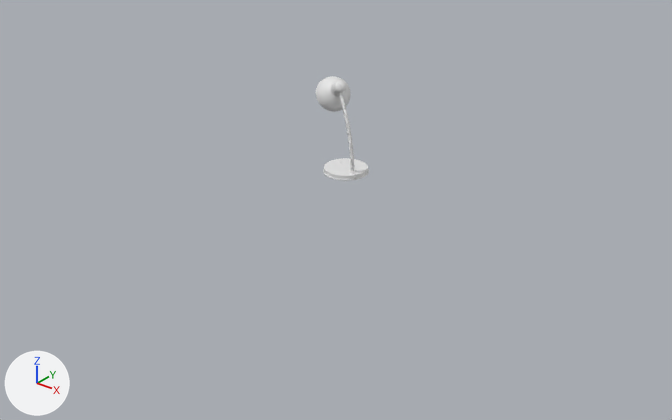
Two versions of the Blender file Different Tools/Table_Lamp/table_lamp.blend, one commit apart.
Rendered twice from a 50 mm lens placed at (22.3, -28.6, 15.7), pointed at (0.6, -1.4, -1.1). Arrows for +X, +Y and +Z are at lower left; the lights stay in place.

The first picture shows 'Circle', 'Lower_Portion', 'Upper_Portion'.
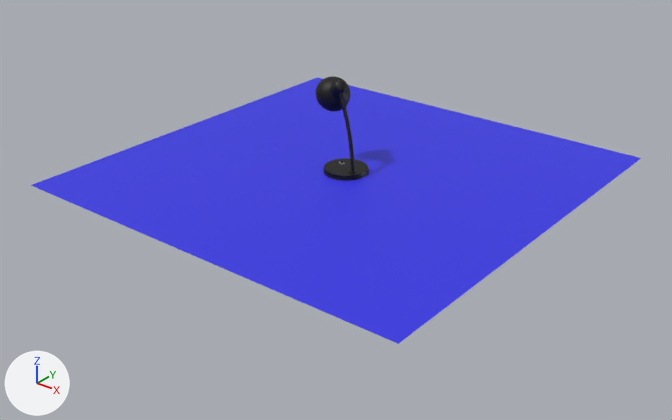
What changed in the scene script:
```text
Add mat_black:
    mat_black = principled_material('Black')
    mat_black.base_color = (0.0, 0.0, 0.0)  # black #000000
Add mat_material_001:
    mat_material_001 = principled_material('Material.001')
    mat_material_001.base_color = (0.0337, 0.0323, 0.8)  # blue #3332e7
Change me_circle:
    where me_circle.from_pydata(...)  # 230 vertices, 221 faces; spans x -1.6..1.6, y -1.68..1.68, z 0.0..2.96
    add me_circle.materials.append(mat_black)  # black #000000
Change me_circle_001:
    where me_circle_001.from_pydata(...)  # 200 vertices, 192 faces; spans x -0.98..0.98, y -1.03..1.03, z 0.0..0.29
    add me_circle_001.materials.append(mat_black)  # black #000000
Change me_circle_002:
    where me_circle_002.from_pydata(...)  # 140 vertices, 130 faces; spans x -0.681..0.681, y -0.716..0.716, z -0.005..0.133
    add me_circle_002.materials.append(mat_black)  # black #000000
Add me_plane_001:
    me_plane_001.from_pydata([(-1.0, -1.0, 0.0), (1.0, -1.0, 0.0), (-1.0, 1.0, 0.0), (1.0, 1.0, 0.0)], [], [(0, 1, 3, 2)])
    me_plane_001.materials.append(mat_material_001)  # blue #3332e7
Add ob_plane:
    ob_plane = bpy.data.objects.new('Plane', me_plane_001)
    ob_plane.location = (0.0, 0.0, 0.0)
    ob_plane.scale = (9.2, 9.2, 9.2)
```

Location of each change, [x1, y1, x2, y2] in pixels of the pictures (672 x 420 px):
'Plane', added (blue): after [31, 77, 641, 344]
'Upper_Portion', recoloured: [316, 76, 351, 112] in both
'Lower_Portion', recoloured (white to black): [323, 158, 369, 181] in both
'Circle', recoloured: [340, 96, 355, 171] in both
